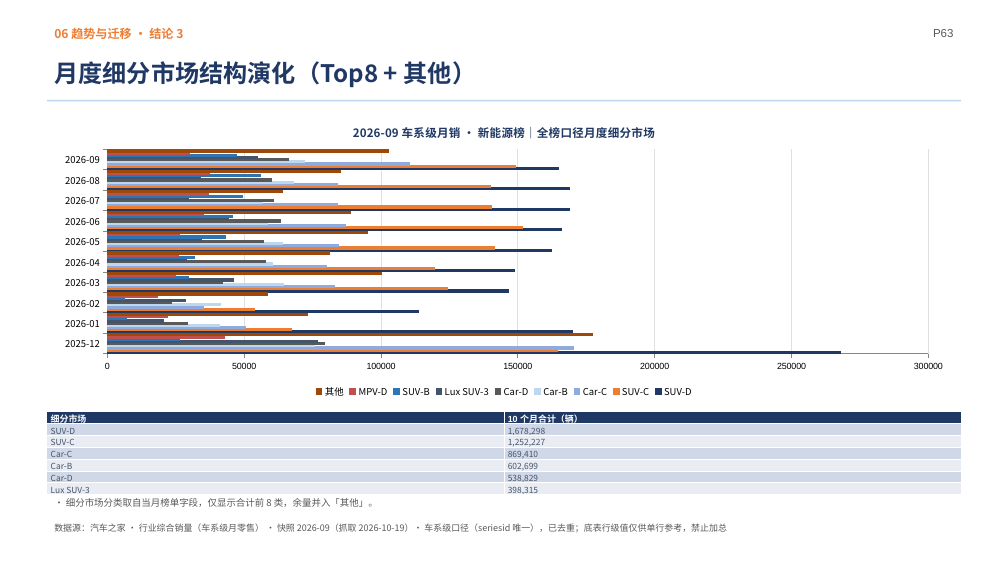
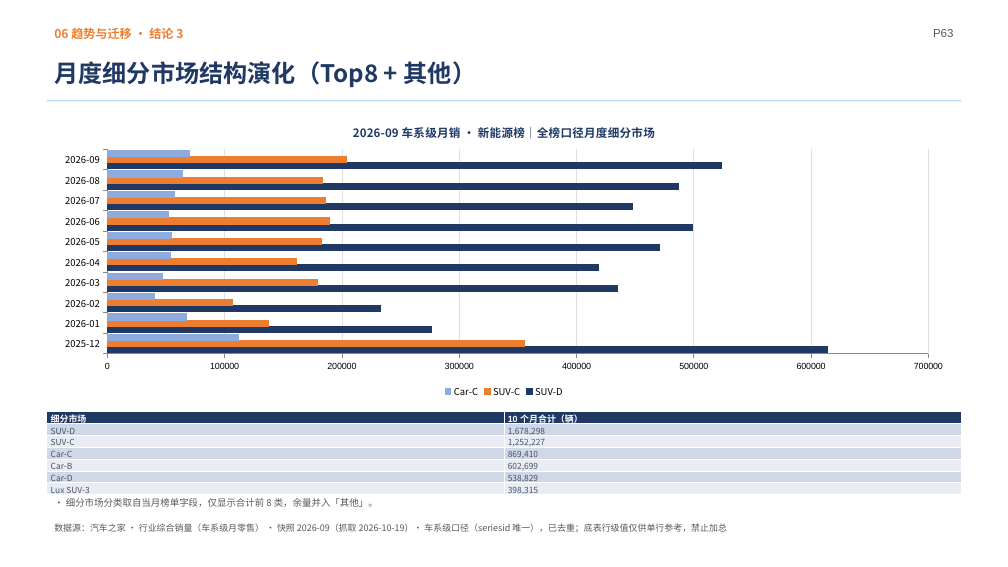
Before and after one commit to coolcat0125/TA-Analysis, a slide deck: slide 63 of 06_自动化与工具/管线工作区/NEV公告车型行业分析_演示文稿.pptx. Drawn at 1008x567 pixels with LibreOffice and Linux fonts; fonts in the diff are those of the drawing. Boxes give left, top, right and bottom in pixels: in the first picture for what was removed or moved away, otherwise in the second. Text is boxed around its words. In the diff, an @@ line names an element or a change of style, - is before the commit and + after.

```diff
--- a/06_自动化与工具/管线工作区/NEV公告车型行业分析_演示文稿.pptx
+++ b/06_自动化与工具/管线工作区/NEV公告车型行业分析_演示文稿.pptx
@@ bar chart at (47, 110, 961, 402) @@
-SUV-D: 268000, 170000, 114000, 147000, 149000, 162000, 166000, 169000, 169000, 165000
+SUV-D: 610000, 280000, 230000, 440000, 420000, 470000, 500000, 450000, 490000, 520000
-SUV-C: 165000, 67000, 54000, 124000, 119000, 141000, 152000, 140000, 140000, 149000
+SUV-C: 360000, 140000, 110000, 180000, 160000, 180000, 190000, 190000, 180000, 200000
-Car-C: 170000, 51000, 35000, 83000, 80000, 85000, 87000, 84000, 84000, 110000
+Car-C: 110000, 70000, 40000, 50000, 50000, 50000, 50000, 60000, 60000, 70000
-Car-B: 76000, 41000, 41000, 65000, 60000, 64000, 59000, 57000, 68000, 72000
-Car-D: 79000, 29000, 23000, 42000, 58000, 57000, 63000, 61000, 60000, 66000
-Lux SUV-3: 77000, 20000, 29000, 46000, 29000, 35000, 44000, 30000, 34000, 55000
-SUV-B: 26000, 7000, 6000, 30000, 32000, 43000, 46000, 50000, 56000, 47000
-MPV-D: 43000, 22000, 18000, 25000, 26000, 26000, 35000, 37000, 37000, 30000
-其他: 177000, 73000, 59000, 100000, 81000, 95000, 89000, 64000, 85000, 103000
```
Also in this commit, not shown: 18 other slides changed, 23 other files.
